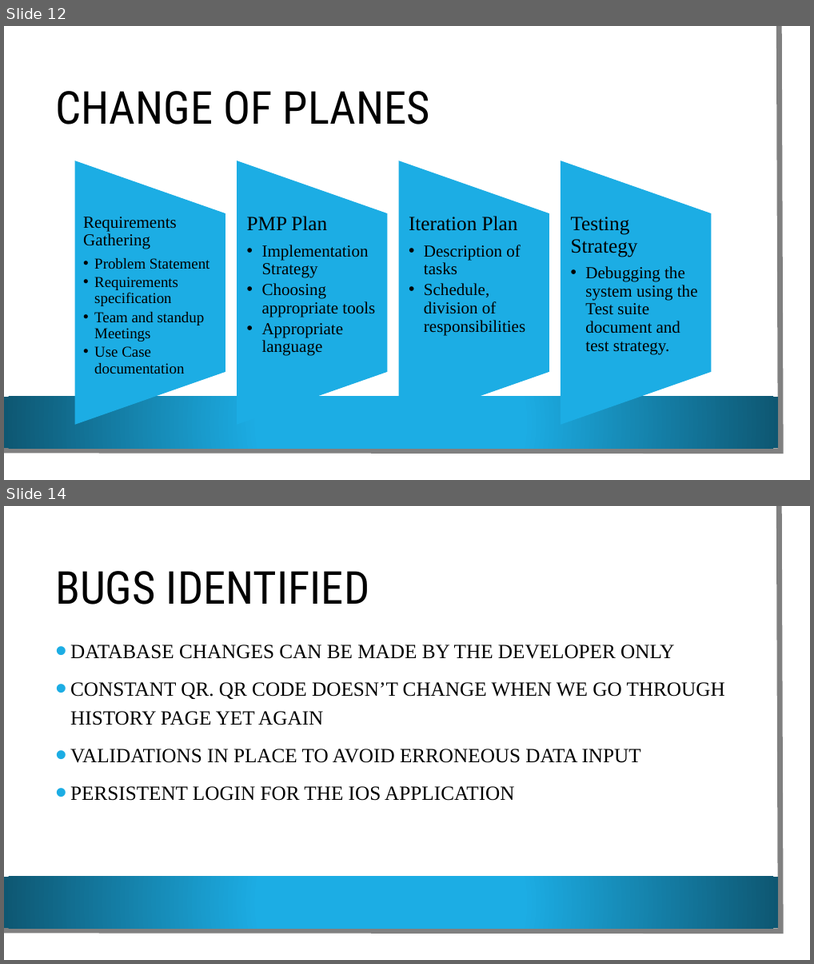
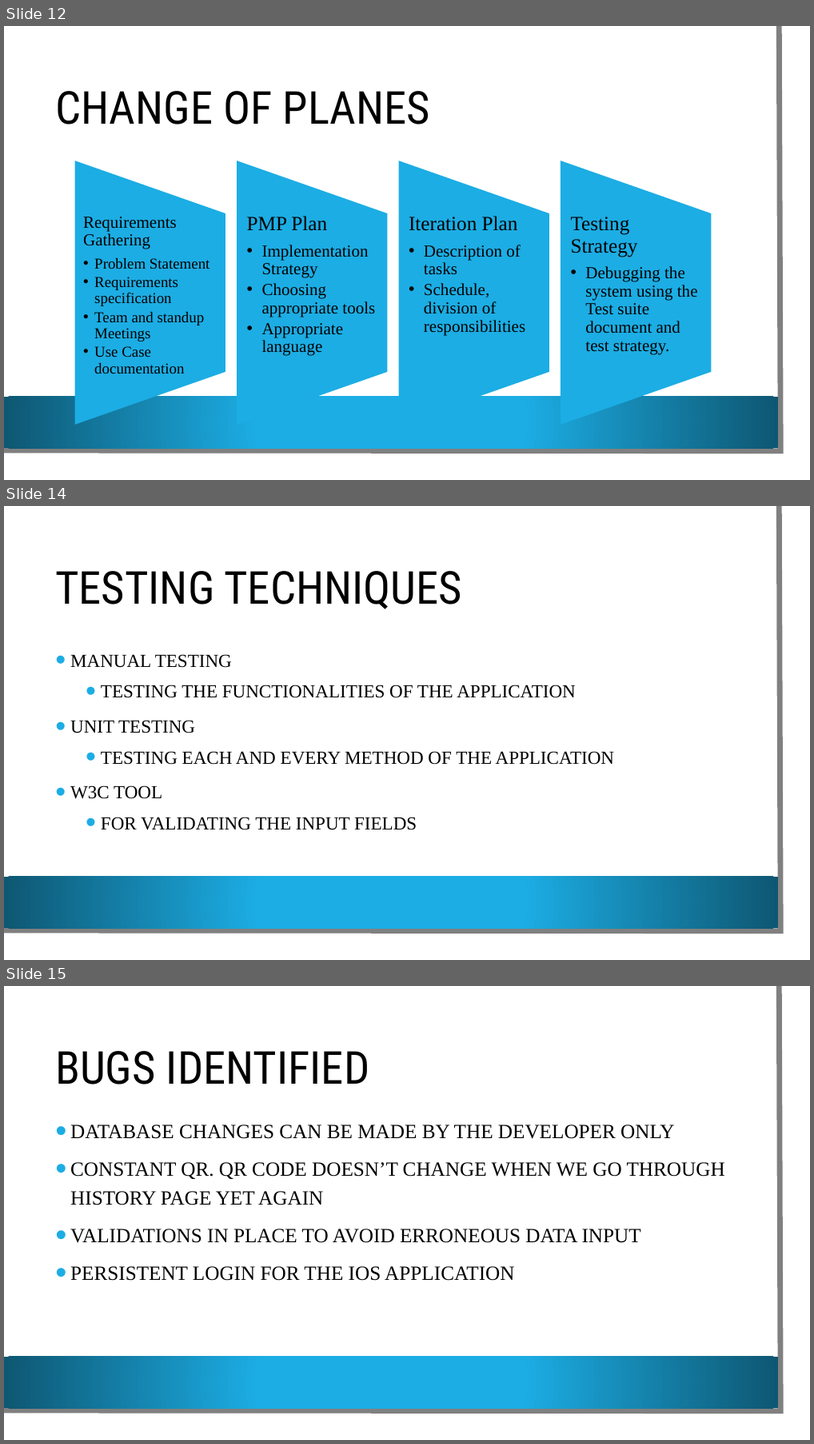
Before and after one commit to VamsiDevalla/Student-Attendance-Tracking, a slide deck: final ppt.pptx. Shown one above the other, each under a label of ours: slides 12 and 14 before the commit, slides 12, 14 and 15 after it; the slides between them are not shown. The pictures are 814x964 and 814x1444 pixels, drawn with LibreOffice and Linux fonts; fonts in the diff are those of the drawing; background and template pictures are left out. Boxes give left, top, right and bottom in pixels: in the first picture for what was removed or moved away, otherwise in the second. Text is boxed around its words. In the diff, an @@ line names an element or a change of style, - is before the commit and + after.

```diff
--- a/final ppt.pptx
+++ b/final ppt.pptx
@@ slide 14 added at box(4, 506, 810, 960), background picture (left out); not listed: 3 template elements that a slide beside it also shows @@
@@ title added at box(55, 571, 462, 609), 54 pt, text #000000 @@
+TESTING TECHNIQUES
@@ text added at box(70, 654, 615, 830), 22 pt, text #000000 @@
+• MANUAL TESTING
+  • TESTING THE FUNCTIONALITIES OF THE APPLICATION
+• UNIT TESTING
+  • TESTING EACH AND EVERY METHOD OF THE APPLICATION
+• W3C TOOL
+  • FOR VALIDATING THE INPUT FIELDS
@@ what was slide 14 is now slide 15 @@
```
Also in this commit, not shown: 5 slides changed.
